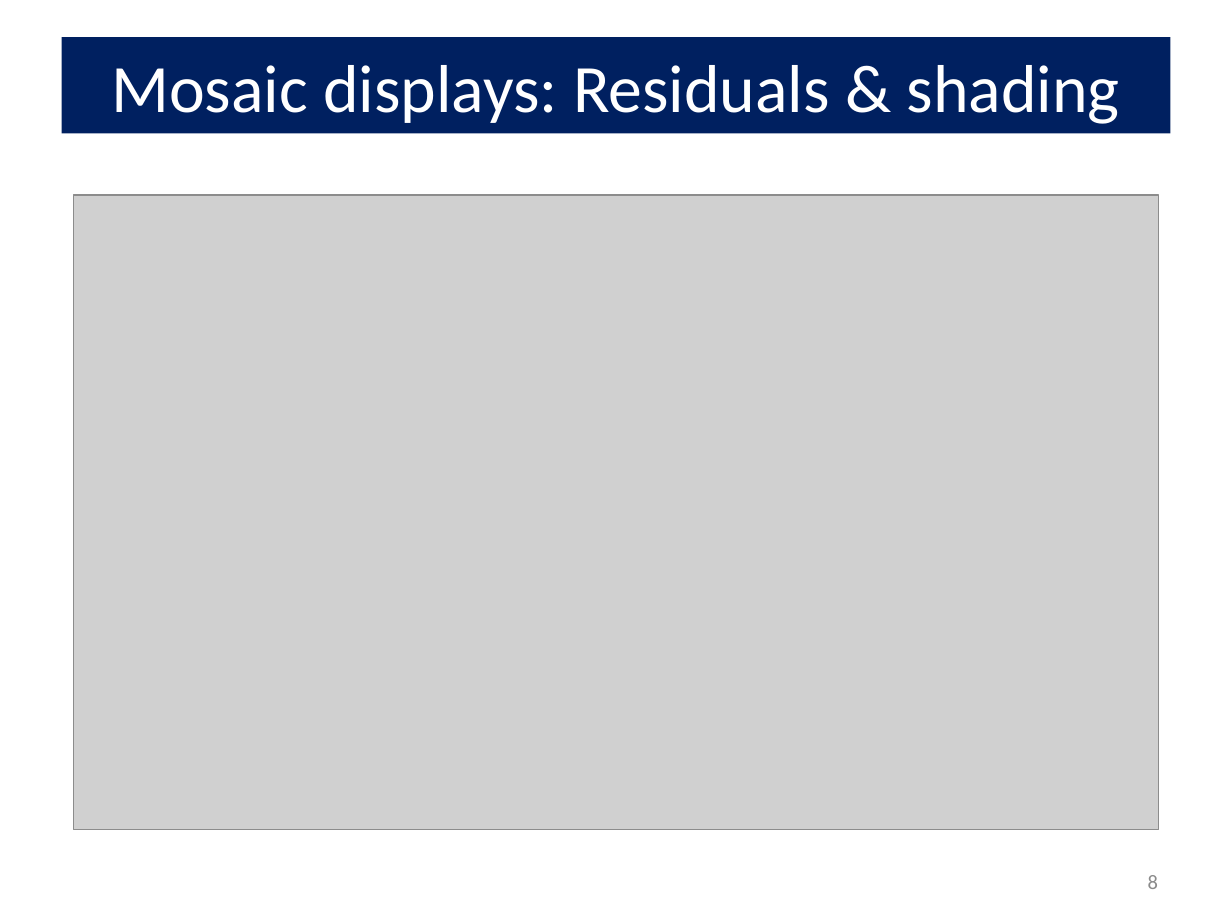
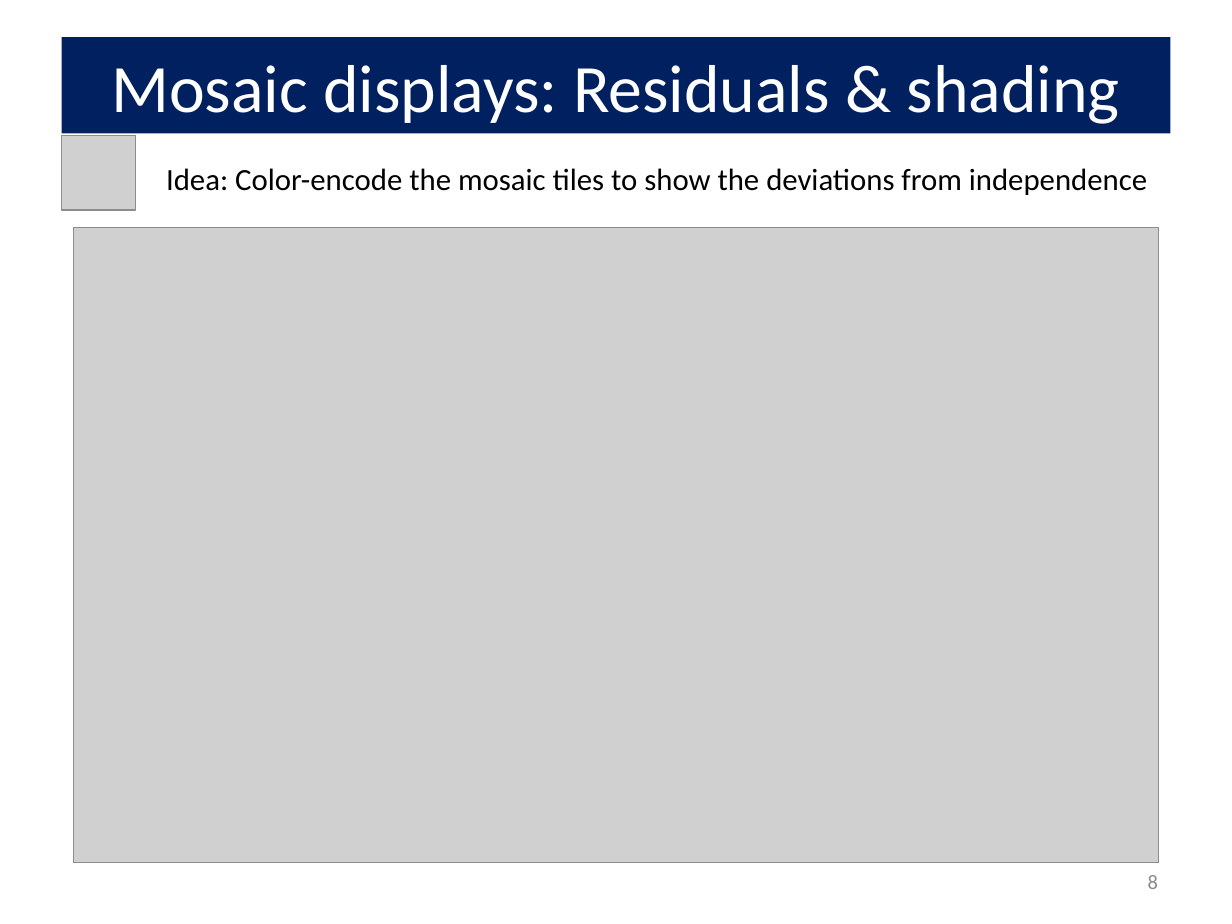
Before and after one commit to friendly/psy6136, a slide deck: slide 8 of lectures/04-Loglin.pptx. Drawn at 1232x924 pixels with LibreOffice and Linux fonts; fonts in the diff are those of the drawing; grey boxes stand for pictures. Boxes give left, top, right and bottom in pixels: in the first picture for what was removed or moved away, otherwise in the second. Text is boxed around its words. In the diff, an @@ line names an element or a change of style, - is before the commit and + after.

```diff
--- a/lectures/04-Loglin.pptx
+++ b/lectures/04-Loglin.pptx
@@ picture added at (62,136,136,209) @@
@@ text added at (166,168,1147,195), 18 pt, text #000000 @@
+Idea: Color-encode the mosaic tiles to show the deviations from independence
@@ picture: place and size @@
-picture at (74,195,1159,829)
+picture at (74,228,1159,862)
```
Also in this commit, not shown: 18 other slides changed, 4 other files.
